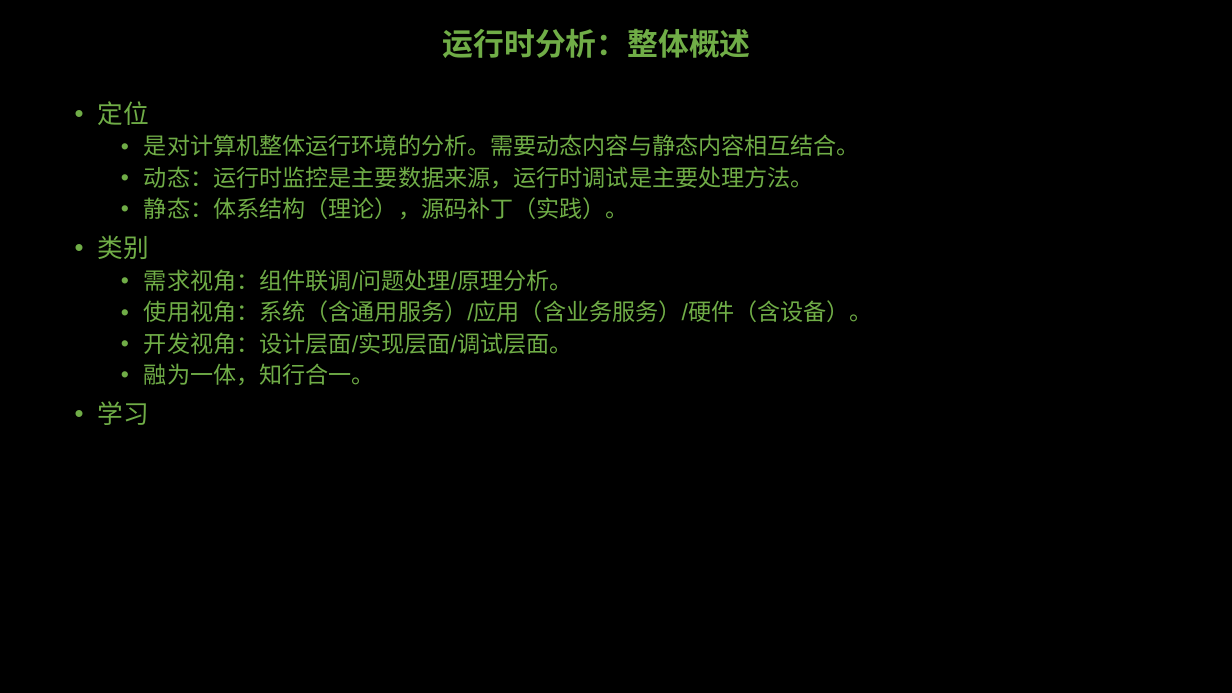
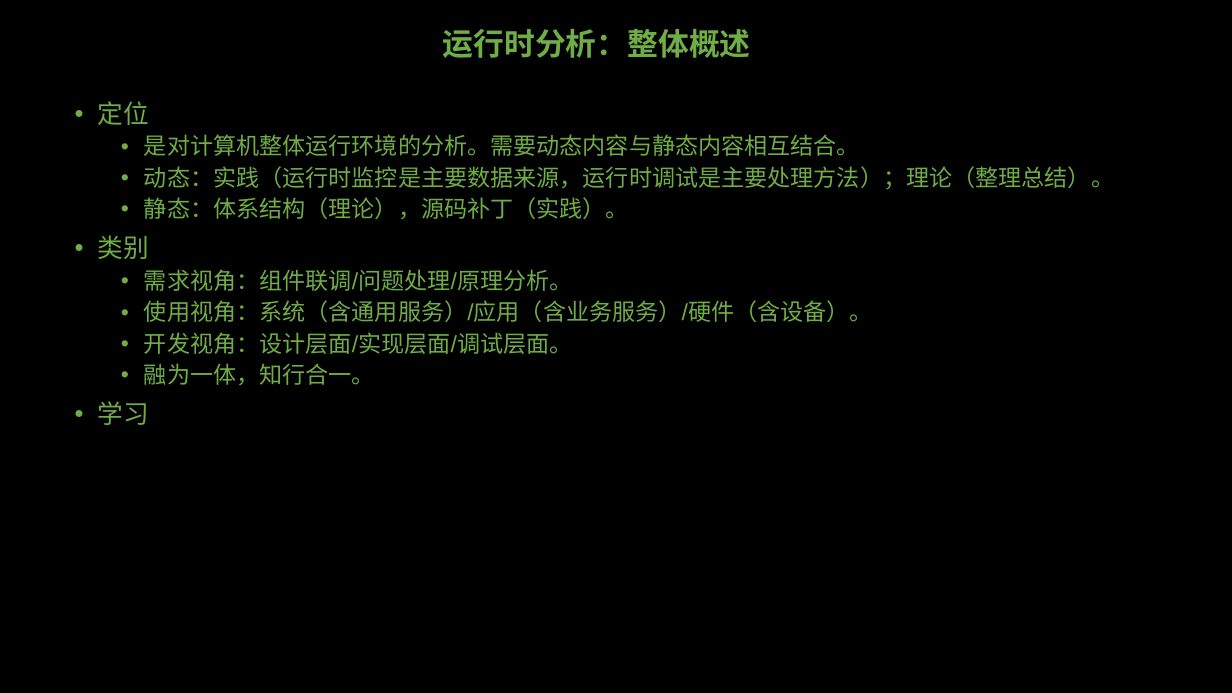
Before and after one commit to GavinKoeng/it-talks, a slide deck: slide 4 of toolchains/runtime-xxx/runtime-analyzing/运行时分析.pptx. Drawn at 1232x693 pixels with LibreOffice and Linux fonts; fonts in the diff are those of the drawing. Boxes give left, top, right and bottom in pixels: in the first picture for what was removed or moved away, otherwise in the second. Text is boxed around its words. In the diff, an @@ line names an element or a change of style, - is before the commit and + after.

```diff
--- a/toolchains/runtime-xxx/runtime-analyzing/运行时分析.pptx
+++ b/toolchains/runtime-xxx/runtime-analyzing/运行时分析.pptx
@@ text at [144,166,1114,190]: text changed @@
-  • 动态：运行时监控是主要数据来源，运行时调试是主要处理方法。
+  • 动态：实践（运行时监控是主要数据来源，运行时调试是主要处理方法）；理论（整理总结）。
```
Also in this commit, not shown: 2 other slides changed, 12 other files.
